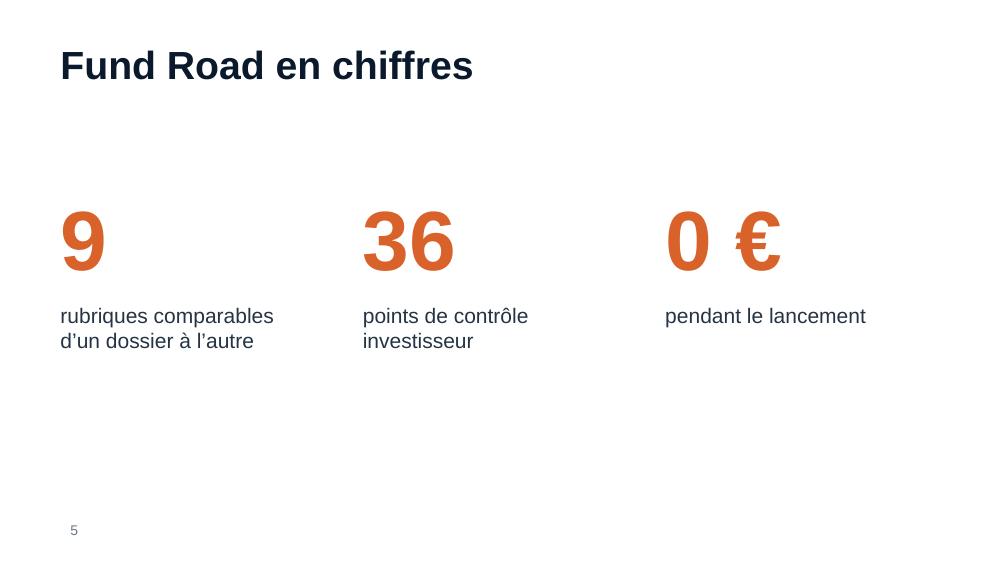
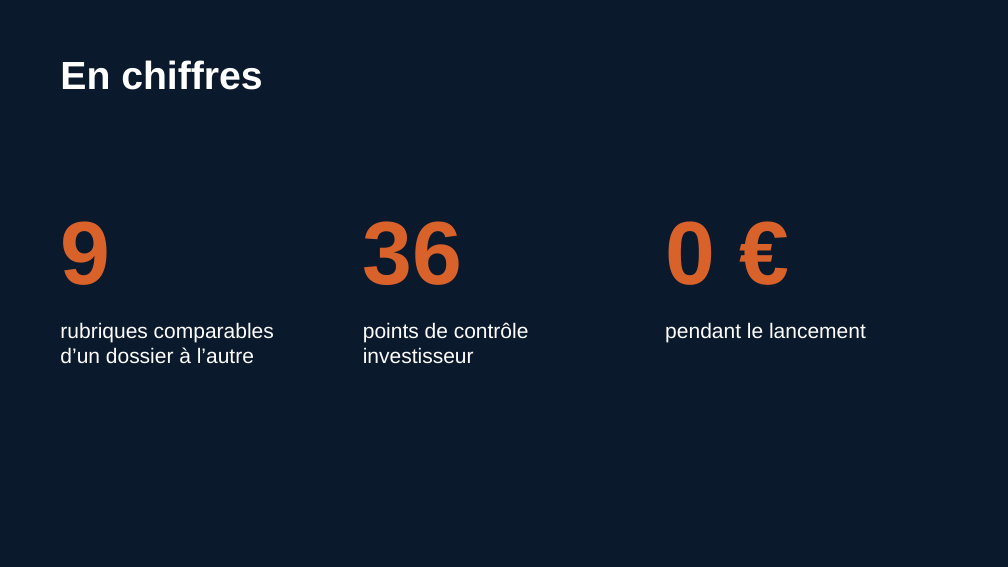
Before and after one commit to Nadir-DNA/fund-road, a slide deck: slide 7 of docs/presentations/fund-road-fonds.pptx (slide 5 before the commit). Drawn at 1008x567 pixels with LibreOffice and Linux fonts; fonts in the diff are those of the drawing; background and template pictures are left out. Boxes give left, top, right and bottom in pixels: in the first picture for what was removed or moved away, otherwise in the second. Text is boxed around its words. In the diff, an @@ line names an element or a change of style, - is before the commit and + after.

```diff
--- a/docs/presentations/fund-road-fonds.pptx
+++ b/docs/presentations/fund-road-fonds.pptx
@@ background #FFFFFF to #0A192C @@
@@ text at (60, 60, 262, 90): text changed; text colour #0A192C to #FFFFFF @@
-Fund Road en chiffres
+En chiffres
@@ size 60 to 64 pt; vertical alignment middle to bottom in 3 elements at (60, 221, 110, 285), (363, 221, 463, 285), (665, 221, 715, 285) @@
@@ text "rubriques comparables d’un dossier à ...": place and size @@
-text "rubriques comparables d’un dossier à ..." at (60, 307, 274, 348)
+text "rubriques comparables d’un dossier à ..." at (60, 322, 274, 364)
@@ text "points de contrôle investisseur": place and size @@
-text "points de contrôle investisseur" at (363, 307, 529, 348)
+text "points de contrôle investisseur" at (363, 322, 529, 364)
@@ text colour #253343 to #FFFFFF in 3 elements at (60, 322, 274, 364), (363, 322, 529, 364), (665, 322, 866, 342) @@
@@ text "pendant le lancement": place and size @@
-text "pendant le lancement" at (665, 307, 866, 327)
+text "pendant le lancement" at (665, 322, 866, 342)
@@ page number removed at (70, 525, 78, 535) @@
-5
```
Also in this commit, not shown: 4 other slides changed, 4 slides added, 2 slides removed, 19 other files.
